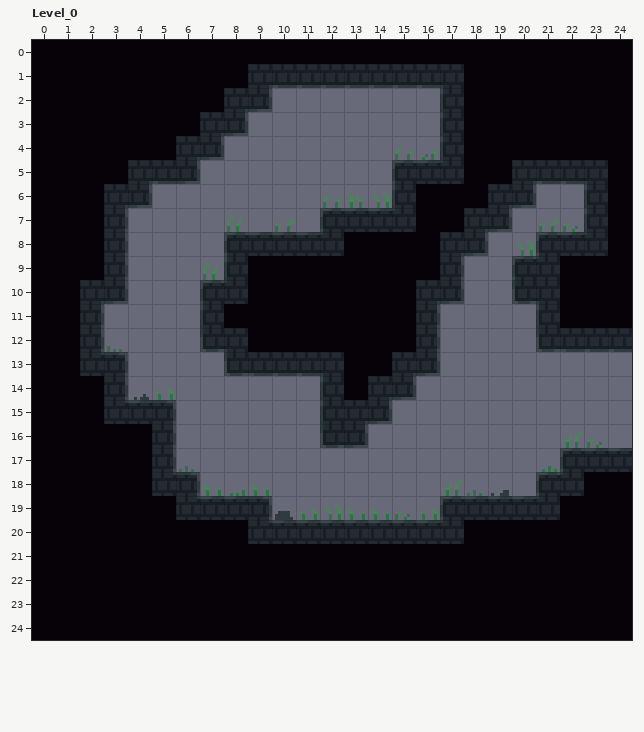
One commit to this LDtk project: Levels/Levels.ldtk. The picture above is the old version.
Cells are 8x8 px. Shown: Level_0 x 0..24, y 0..24. The commit also changed other parts of the map, which this record leaves out.
After the commit:
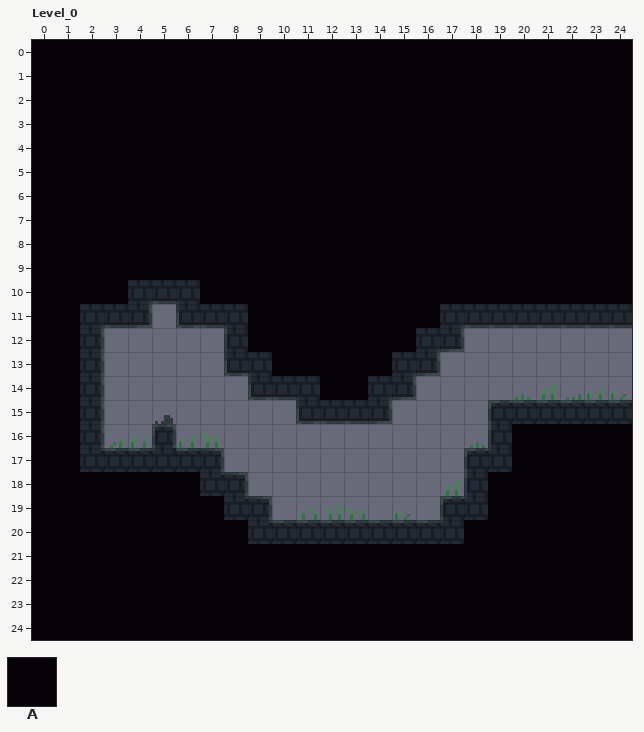
Key: from "Collisions": A 1 "walls".
_ is an empty cell.
Difference:
{"where": "layer \"Collisions\""}
{"y":2,"x":10,"old":"_______","new":"AAAAAAA"}
{"y":3,"x":9,"old":"________","new":"AAAAAAAA"}
{"y":4,"x":8,"old":"_________","new":"AAAAAAAAA"}
{"y":5,"x":7,"old":"________","new":"AAAAAAAA"}
{"y":6,"x":5,"old":"__________","new":"AAAAAAAAAA"}
{"y":6,"x":21,"old":"__","new":"AA"}
{"y":7,"x":4,"old":"________","new":"AAAAAAAA"}
{"y":7,"x":20,"old":"___","new":"AAA"}
{"y":8,"x":4,"old":"____","new":"AAAA"}
{"y":8,"x":19,"old":"__","new":"AA"}
{"y":9,"x":4,"old":"____","new":"AAAA"}
{"y":9,"x":18,"old":"__","new":"AA"}
{"y":10,"x":4,"old":"___","new":"AAA"}
{"y":10,"x":18,"old":"__","new":"AA"}
{"y":11,"x":3,"old":"__","new":"AA"}
{"y":11,"x":6,"old":"_","new":"A"}
{"y":11,"x":17,"old":"____","new":"AAAA"}
{"y":12,"x":7,"old":"A","new":"_"}
{"y":12,"x":17,"old":"_","new":"A"}
{"y":12,"x":21,"old":"AAAA","new":"____"}
{"y":13,"x":3,"old":"A","new":"_"}
{"y":14,"x":3,"old":"A","new":"_"}
{"y":14,"x":9,"old":"___","new":"AAA"}
{"y":15,"x":3,"old":"AAA","new":"___"}
{"y":15,"x":11,"old":"_","new":"A"}
{"y":15,"x":19,"old":"______","new":"AAAAAA"}
{"y":16,"x":3,"old":"AA","new":"__"}
{"y":16,"x":12,"old":"AA","new":"__"}
{"y":16,"x":19,"old":"______","new":"AAAAAA"}
{"y":17,"x":6,"old":"__","new":"AA"}
{"y":17,"x":18,"old":"____","new":"AAAA"}
{"y":18,"x":7,"old":"__","new":"AA"}
{"y":18,"x":18,"old":"___","new":"AAA"}
